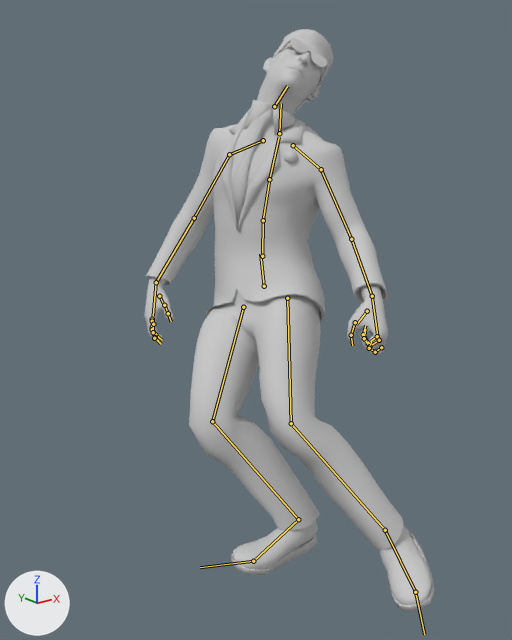
Before and after pictures for a commit that changed the FBX model Assets/_Game/Art/Meshes/npc_FBI/Anims/npc_FBI@Combat08.fbx.
Camera for both pictures: a 50 mm camera at (-0.565, -0.689, 0.541) aimed at (-0.066, -0.066, 0.291). Arrows for +X, +Y and +Z are at lower left; the lights stay in place. Both versions are drawn at frame 121 of the action 'Take 001'; the numbers are the values there. The bones that bend it are drawn over the model as lines.

Objects in the first picture: 'npc_FBI'.
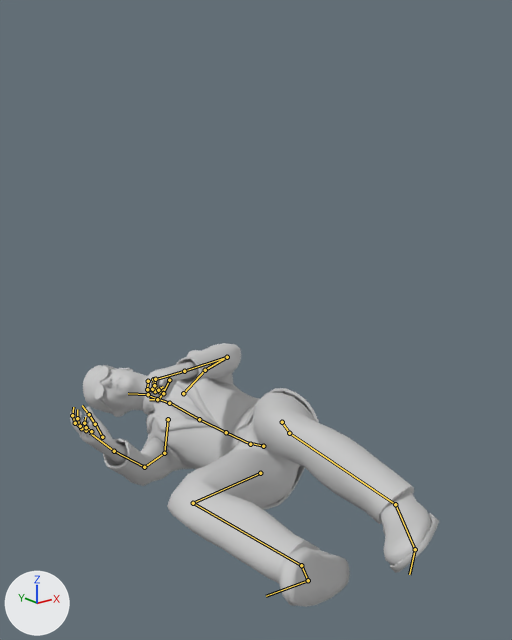
The change in detail:
Bone 'mixamorig:Hips' (bone_mixamorig_hips) moves from (0.0, -9.0, 0.6) to (0.0, -32.0, 0.6).
Bone 'mixamorig:Hips' (bone_mixamorig_hips) turns from (-67, -67, 56) to (-104, 10, 49) degrees about its own x, y and z.
Bone 'mixamorig:Spine' (bone_mixamorig_spine) turns from (10, 6, -13) to (33, 1, -5) degrees about its own x, y and z.
Bone 'mixamorig:Spine1' (bone_mixamorig_spine1) turns from (-7, 1, -5) to (0, 0, -1) degrees about its own x, y and z.
Bone 'mixamorig:Spine2' (bone_mixamorig_spine2) turns from (1, 2, -5) to (8, 0, -1) degrees about its own x, y and z.
Bone 'mixamorig:Neck' (bone_mixamorig_neck) turns from (7, 3, 5) to (9, -2, 10) degrees about its own x, y and z.
Bone 'mixamorig:Head' (bone_mixamorig_head) turns from (-53, 26, -35) to (-18, 4, 11) degrees about its own x, y and z.
Bone 'mixamorig:LeftShoulder' (bone_mixamorig_leftshoulder) turns from (0, 6, 3) to (-4, 12, 17) degrees about its own x, y and z.
Bone 'mixamorig:LeftArm' (bone_mixamorig_leftarm) turns from (-16, -23, 15) to (-14, 15, 48) degrees about its own x, y and z.
Bone 'mixamorig:LeftForeArm' (bone_mixamorig_leftforearm) turns from (-5, 3, 14) to (-8, 5, 38) degrees about its own x, y and z.
Bone 'mixamorig:LeftHand' (bone_mixamorig_lefthand) turns from (4, -24, -17) to (-18, -23, 10) degrees about its own x, y and z.
Bone 'mixamorig:LeftHandThumb1' (bone_mixamorig_lefthandthumb1) turns from (31, 23, 3) to (35, 38, 18) degrees about its own x, y and z.
Bone 'mixamorig:LeftHandThumb2' (bone_mixamorig_lefthandthumb2) turns from (0, -19, -22) to (-10, -2, -17) degrees about its own x, y and z.
Bone 'mixamorig:LeftHandIndex1' (bone_mixamorig_lefthandindex1) turns from (54, -5, -12) to (50, 8, 2) degrees about its own x, y and z.
Bone 'mixamorig:LeftHandIndex2' (bone_mixamorig_lefthandindex2) turns from (78, -11, -6) to (71, 7, -12) degrees about its own x, y and z.
Bone 'mixamorig:LeftHandMiddle1' (bone_mixamorig_lefthandmiddle1) turns from (55, -16, -17) to (51, -3, -2) degrees about its own x, y and z.
Bone 'mixamorig:LeftHandMiddle2' (bone_mixamorig_lefthandmiddle2) turns from (77, -11, -8) to (71, 7, -14) degrees about its own x, y and z.
Bone 'mixamorig:LeftHandRing1' (bone_mixamorig_lefthandring1) turns from (44, -26, -15) to (38, -11, -2) degrees about its own x, y and z.
Bone 'mixamorig:LeftHandRing2' (bone_mixamorig_lefthandring2) turns from (64, -10, -10) to (59, 9, -13) degrees about its own x, y and z.
Bone 'mixamorig:RightShoulder' (bone_mixamorig_rightshoulder) turns from (3, -4, -7) to (-2, 0, 2) degrees about its own x, y and z.
Bone 'mixamorig:RightArm' (bone_mixamorig_rightarm) turns from (4, -21, -14) to (-15, -25, -70) degrees about its own x, y and z.
Bone 'mixamorig:RightForeArm' (bone_mixamorig_rightforearm) turns from (-4, -1, -3) to (-4, 1, -5) degrees about its own x, y and z.
Bone 'mixamorig:RightHand' (bone_mixamorig_righthand) turns from (10, 14, -8) to (-45, 45, -51) degrees about its own x, y and z.
Bone 'mixamorig:LeftUpLeg' (bone_mixamorig_leftupleg) turns from (27, -7, 9) to (31, 2, -16) degrees about its own x, y and z.
Bone 'mixamorig:LeftLeg' (bone_mixamorig_leftleg) turns from (-51, 1, 19) to (-39, 4, -3) degrees about its own x, y and z.
Bone 'mixamorig:LeftFoot' (bone_mixamorig_leftfoot) turns from (-19, -2, -1) to (-34, -17, -6) degrees about its own x, y and z.
Bone 'mixamorig:LeftToeBase' (bone_mixamorig_lefttoebase) turns from (19, -15, -2) to (-5, 0, 0) degrees about its own x, y and z.
Bone 'mixamorig:RightUpLeg' (bone_mixamorig_rightupleg) turns from (36, 3, 10) to (57, 24, -9) degrees about its own x, y and z.
Bone 'mixamorig:RightLeg' (bone_mixamorig_rightleg) turns from (-67, 8, -6) to (-71, -3, 7) degrees about its own x, y and z.
Bone 'mixamorig:RightFoot' (bone_mixamorig_rightfoot) turns from (32, -12, -25) to (-16, 12, 8) degrees about its own x, y and z.
Bone 'mixamorig:RightToeBase' (bone_mixamorig_righttoebase) turns from (11, -7, -1) to (0, 0, 0) degrees about its own x, y and z.

Changed parts and their boxes (x1, y1, x2, y2) in the pictures (512 x 640 px):
'npc_FBI', posed (28% wider, 55% shorter)
    before: (145, 29, 434, 611)
    after: (70, 343, 439, 607)
bone 'mixamorig:Hips', root to tip
    before: (264, 286) to (260, 254)
    after: (263, 446) to (247, 442)
bone 'mixamorig:Spine', root to tip
    before: (262, 256) to (263, 220)
    after: (250, 444) to (226, 432)
bone 'mixamorig:Spine1', root to tip
    before: (263, 220) to (269, 179)
    after: (226, 432) to (199, 419)
bone 'mixamorig:Spine2', root to tip
    before: (269, 179) to (279, 137)
    after: (199, 419) to (172, 404)
bone 'mixamorig:Neck', root to tip
    before: (279, 133) to (281, 103)
    after: (169, 403) to (148, 395)
bone 'mixamorig:Head', root to tip
    before: (274, 106) to (287, 86)
    after: (148, 394) to (128, 393)
bone 'mixamorig:LeftShoulder', root to tip
    before: (293, 145) to (321, 169)
    after: (183, 393) to (205, 370)
bone 'mixamorig:LeftArm', root to tip
    before: (321, 169) to (351, 239)
    after: (205, 370) to (227, 357)
bone 'mixamorig:LeftForeArm', root to tip
    before: (351, 239) to (372, 296)
    after: (227, 357) to (184, 371)
bone 'mixamorig:LeftHand', root to tip
    before: (372, 296) to (377, 335)
    after: (184, 371) to (157, 379)
bone 'mixamorig:LeftHandThumb1', root to tip
    before: (367, 311) to (356, 324)
    after: (169, 380) to (163, 392)
bone 'mixamorig:LeftHandThumb2', root to tip
    before: (355, 322) to (351, 335)
    after: (163, 393) to (157, 400)
bone 'mixamorig:LeftHandIndex1', root to tip
    before: (377, 336) to (368, 343)
    after: (148, 381) to (147, 389)
bone 'mixamorig:LeftHandIndex2', root to tip
    before: (368, 343) to (363, 334)
    after: (147, 389) to (155, 391)
bone 'mixamorig:LeftHandMiddle1', root to tip
    before: (379, 340) to (369, 346)
    after: (153, 379) to (152, 389)
bone 'mixamorig:LeftHandMiddle2', root to tip
    before: (369, 346) to (364, 338)
    after: (152, 389) to (159, 391)
bone 'mixamorig:LeftHandRing1', root to tip
    before: (381, 347) to (375, 352)
    after: (155, 379) to (154, 385)
bone 'mixamorig:LeftHandRing2', root to tip
    before: (375, 352) to (369, 348)
    after: (154, 385) to (158, 390)
bone 'mixamorig:RightShoulder', root to tip
    before: (263, 140) to (229, 154)
    after: (168, 419) to (164, 453)
bone 'mixamorig:RightArm', root to tip
    before: (229, 154) to (194, 218)
    after: (164, 453) to (144, 467)
bone 'mixamorig:RightForeArm', root to tip
    before: (194, 218) to (156, 282)
    after: (144, 467) to (114, 451)
bone 'mixamorig:RightHand', root to tip
    before: (156, 282) to (153, 316)
    after: (114, 451) to (90, 433)
bone 'mixamorig:LeftUpLeg', root to tip
    before: (287, 298) to (291, 423)
    after: (282, 422) to (289, 433)
bone 'mixamorig:LeftLeg', root to tip
    before: (291, 423) to (385, 530)
    after: (289, 433) to (395, 504)
bone 'mixamorig:LeftFoot', root to tip
    before: (385, 530) to (415, 592)
    after: (395, 504) to (415, 549)
bone 'mixamorig:LeftToeBase', root to tip
    before: (415, 592) to (424, 634)
    after: (415, 549) to (409, 574)
bone 'mixamorig:RightUpLeg', root to tip
    before: (243, 307) to (212, 421)
    after: (260, 473) to (193, 503)
bone 'mixamorig:RightLeg', root to tip
    before: (212, 421) to (298, 519)
    after: (193, 503) to (301, 565)
bone 'mixamorig:RightFoot', root to tip
    before: (298, 519) to (253, 561)
    after: (301, 565) to (308, 580)
bone 'mixamorig:RightToeBase', root to tip
    before: (253, 561) to (200, 567)
    after: (308, 580) to (266, 596)
